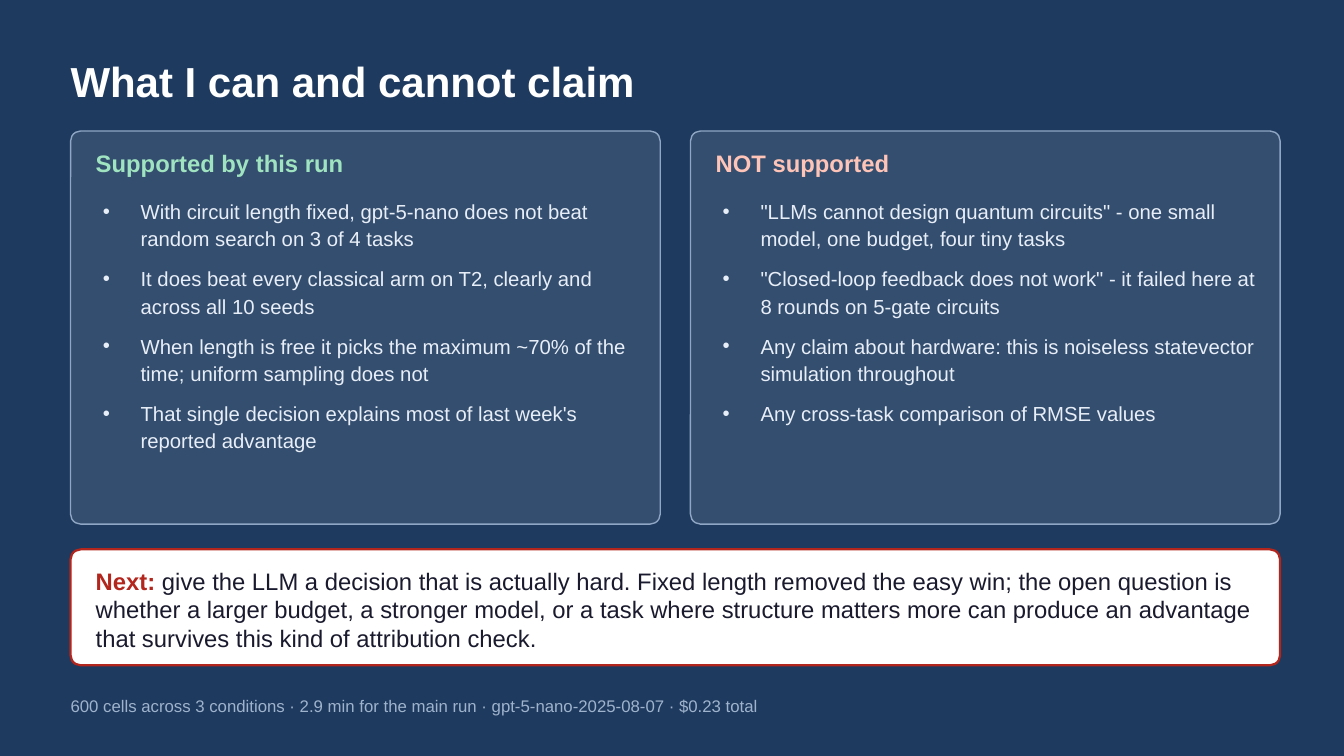
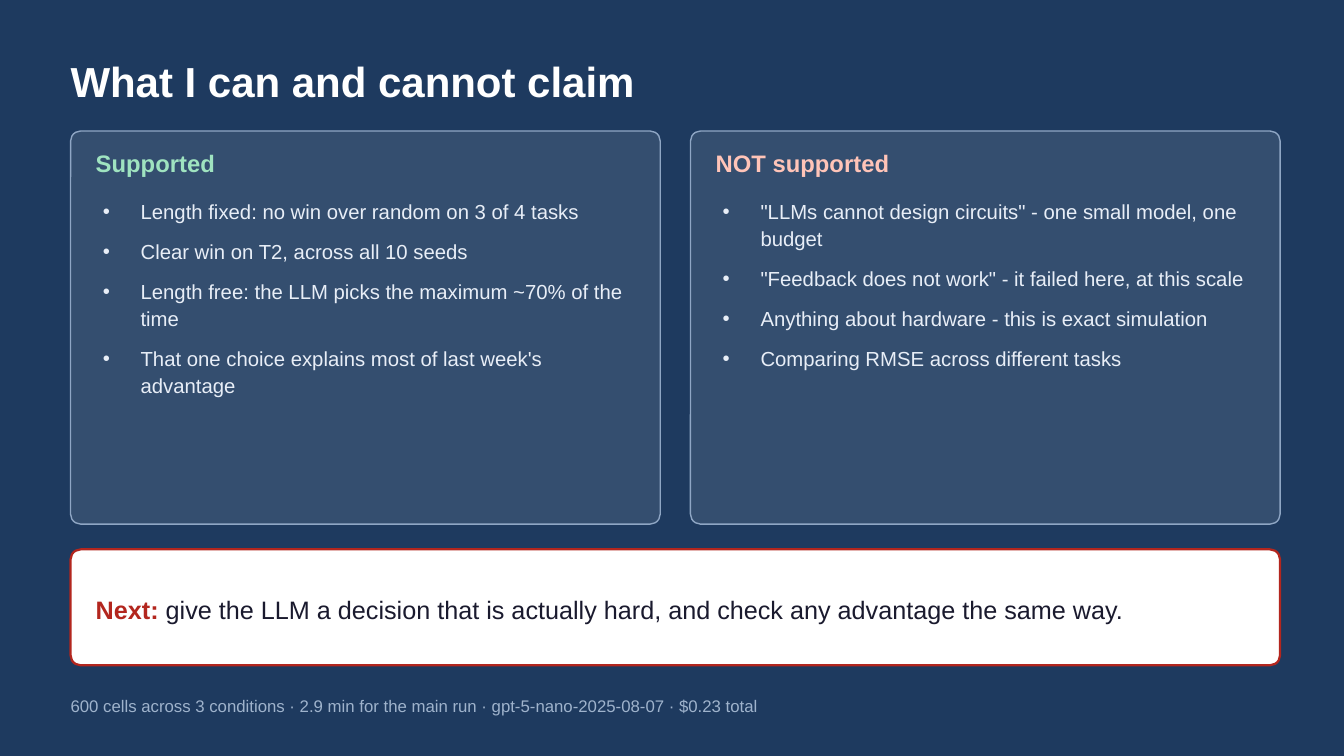
Before and after one commit to dorakingx/llm-vqc, a slide deck: slide 10 of docs/presentation/mini5/20260731_GSoC_mini5.pptx. Drawn at 1344x756 pixels with LibreOffice and Linux fonts; fonts in the diff are those of the drawing. Boxes give left, top, right and bottom in pixels: in the first picture for what was removed or moved away, otherwise in the second. Text is boxed around its words. In the diff, an @@ line names an element or a change of style, - is before the commit and + after.

```diff
--- a/docs/presentation/mini5/20260731_GSoC_mini5.pptx
+++ b/docs/presentation/mini5/20260731_GSoC_mini5.pptx
@@ text at (96,155,215,177): text changed @@
-Supported by this run
+Supported
@@ text at (141,204,622,397): text changed @@
-• With circuit length fixed, gpt-5-nano does not beat random search on 3 of 4 tasks
-• It does beat every classical arm on T2, clearly and across all 10 seeds
-• When length is free it picks the maximum ~70% of the time; uniform sampling does not
-• That single decision explains most of last week's reported advantage
+• Length fixed: no win over random on 3 of 4 tasks
+• Clear win on T2, across all 10 seeds
+• Length free: the LLM picks the maximum ~70% of the time
+• That one choice explains most of last week's advantage
@@ text at (761,204,1243,370): text changed @@
-• "LLMs cannot design quantum circuits" - one small model, one budget, four tiny tasks
-• "Closed-loop feedback does not work" - it failed here at 8 rounds on 5-gate circuits
-• Any claim about hardware: this is noiseless statevector simulation throughout
-• Any cross-task comparison of RMSE values
+• "LLMs cannot design circuits" - one small model, one budget
+• "Feedback does not work" - it failed here, at this scale
+• Anything about hardware - this is exact simulation
+• Comparing RMSE across different tasks
@@ text at (96,600,1123,625): text changed; size 17 to 18 pt @@
-Next: give the LLM a decision that is actually hard. Fixed length removed the easy win; the open question is whether a larger budget, a stronger model, or a task where structure matters more can produce an advantage that survives this kind of attribution check.
+Next: give the LLM a decision that is actually hard, and check any advantage the same way.
```
Also in this commit, not shown: 8 other slides changed, 15 other files.
